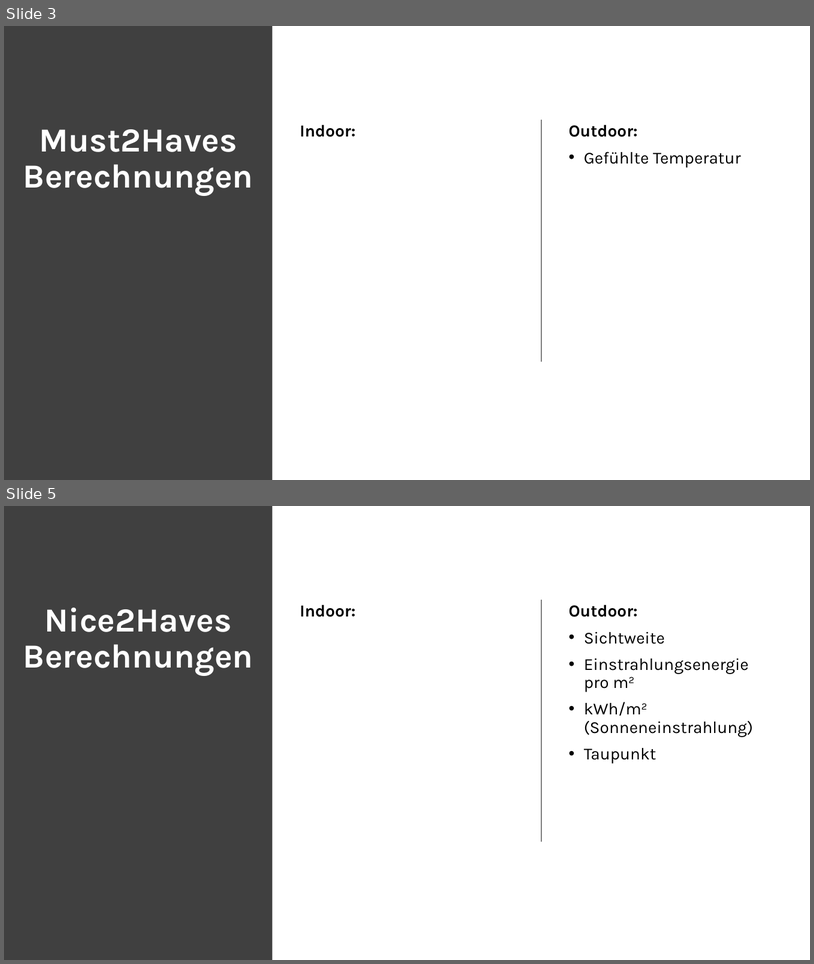
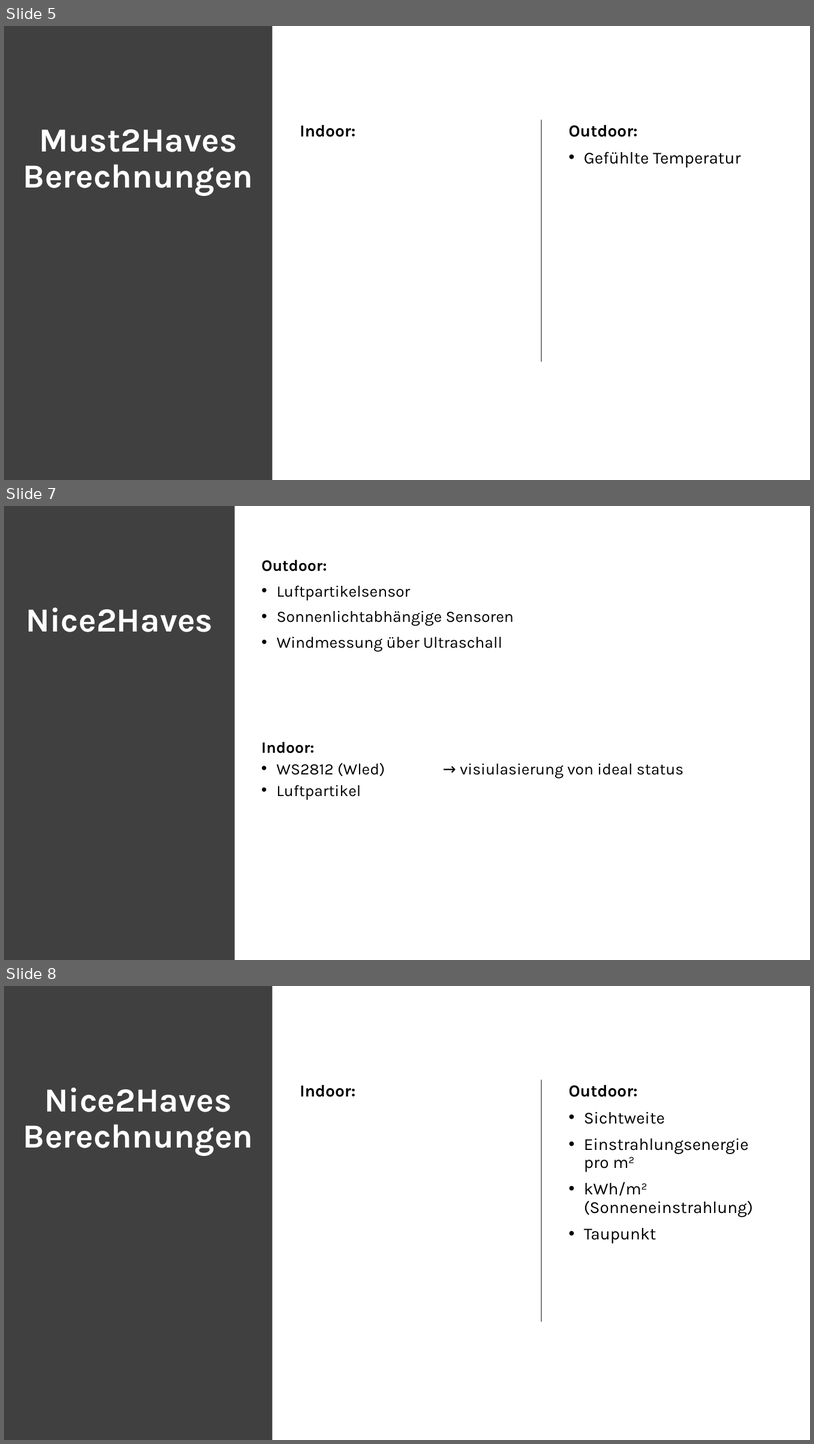
Before and after one commit to EatingJan1/Wetterstation-Bulme-Werkstaetten-Projekt-2024-2025, a slide deck: Vorstellung.pptx. Shown one above the other, each under a label of ours: slides 3 and 5 before the commit, slides 5, 7 and 8 after it; the slides between them are not shown. The pictures are 814x964 and 814x1444 pixels, drawn with LibreOffice and Linux fonts; fonts in the diff are those of the drawing. Boxes give left, top, right and bottom in pixels: in the first picture for what was removed or moved away, otherwise in the second. Text is boxed around its words. In the diff, an @@ line names an element or a change of style, - is before the commit and + after.

```diff
--- a/Vorstellung.pptx
+++ b/Vorstellung.pptx
@@ slide 7 added at box(4, 506, 810, 960), background #FFFFFF @@
@@ rectangle added at box(4, 506, 235, 960), fill #404040 @@
@@ text added at box(261, 559, 514, 652), 19 pt, text #000000 @@
+Outdoor:
+• Luftpartikelsensor
+• Sonnenlichtabhängige Sensoren
+• Windmessung über Ultraschall
@@ text added at box(26, 607, 213, 632), 40 pt, text #FFFFFF, bold @@
+Nice2Haves
@@ text added at box(261, 741, 684, 778), 18.9 pt, text #000000 @@
+Indoor:
+• WS2812 (Wled) → visiulasierung von ideal status
+• Luftpartikel
@@ what was slide 3 is now slide 5 @@
@@ what was slide 5 is now slide 8 @@
```
Also in this commit, not shown: 3 slides changed, 2 other slides added, 2 slides removed.
